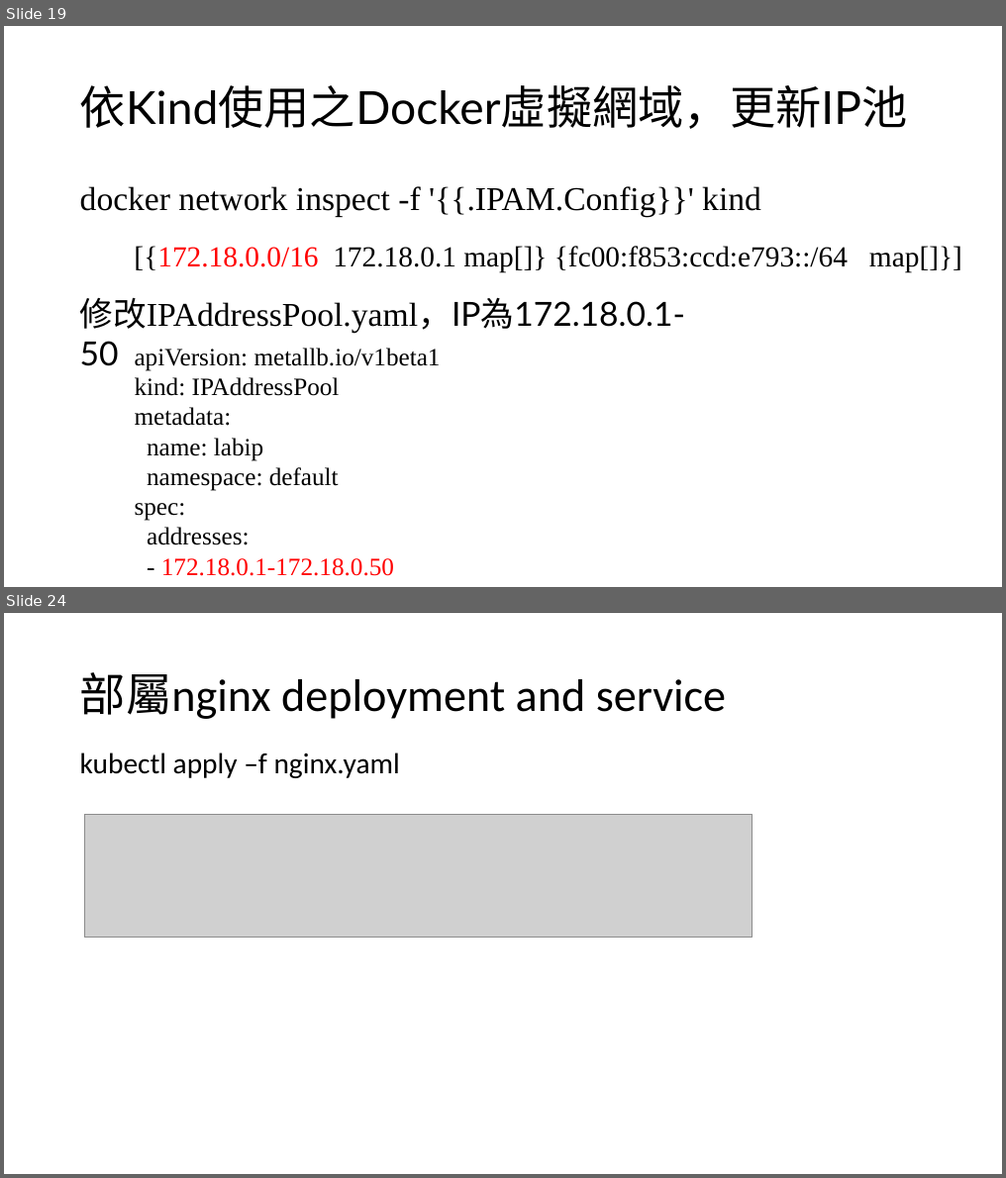
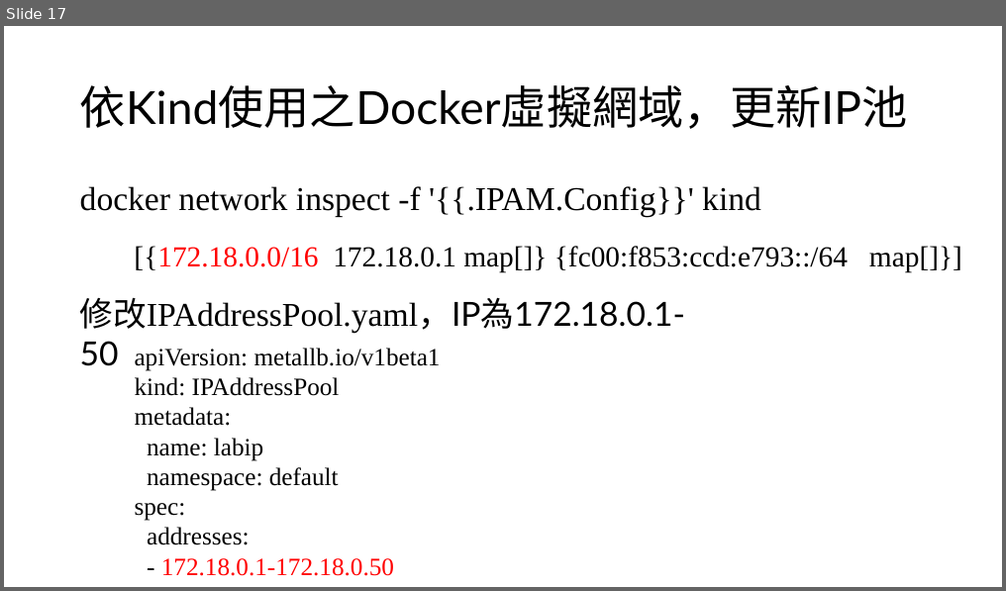
Before and after one commit to 0yukali0/k8sInkind, a slide deck: 110雲端運算研一k8s體驗.pptx. Shown one above the other, each under a label of ours: slides 19 and 24 before the commit, slide 17 after it; the slides between them are not shown. The pictures are 1006x1178 and 1006x591 pixels, drawn with LibreOffice and Linux fonts; fonts in the diff are those of the drawing; grey boxes stand for pictures. Boxes give left, top, right and bottom in pixels: in the first picture for what was removed or moved away, otherwise in the second. Text is boxed around its words. In the diff, an @@ line names an element or a change of style, - is before the commit and + after.

```diff
--- a/110雲端運算研一k8s體驗.pptx
+++ b/110雲端運算研一k8s體驗.pptx
@@ slide 24 removed at (x1=4, y1=613, x2=1002, y2=1174), background #FFFFFF @@
@@ title removed at (x1=80, y1=672, x2=726, y2=719) @@
-部屬nginx deployment and service
@@ text removed at (x1=80, y1=753, x2=400, y2=778) @@
-kubectl apply –f nginx.yaml
@@ picture removed at (x1=84, y1=814, x2=751, y2=938) @@
@@ what was slide 19 is now slide 17 @@
```
Also in this commit, not shown: 8 slides changed, 2 slides added, 11 other slides removed, 1 other file.
